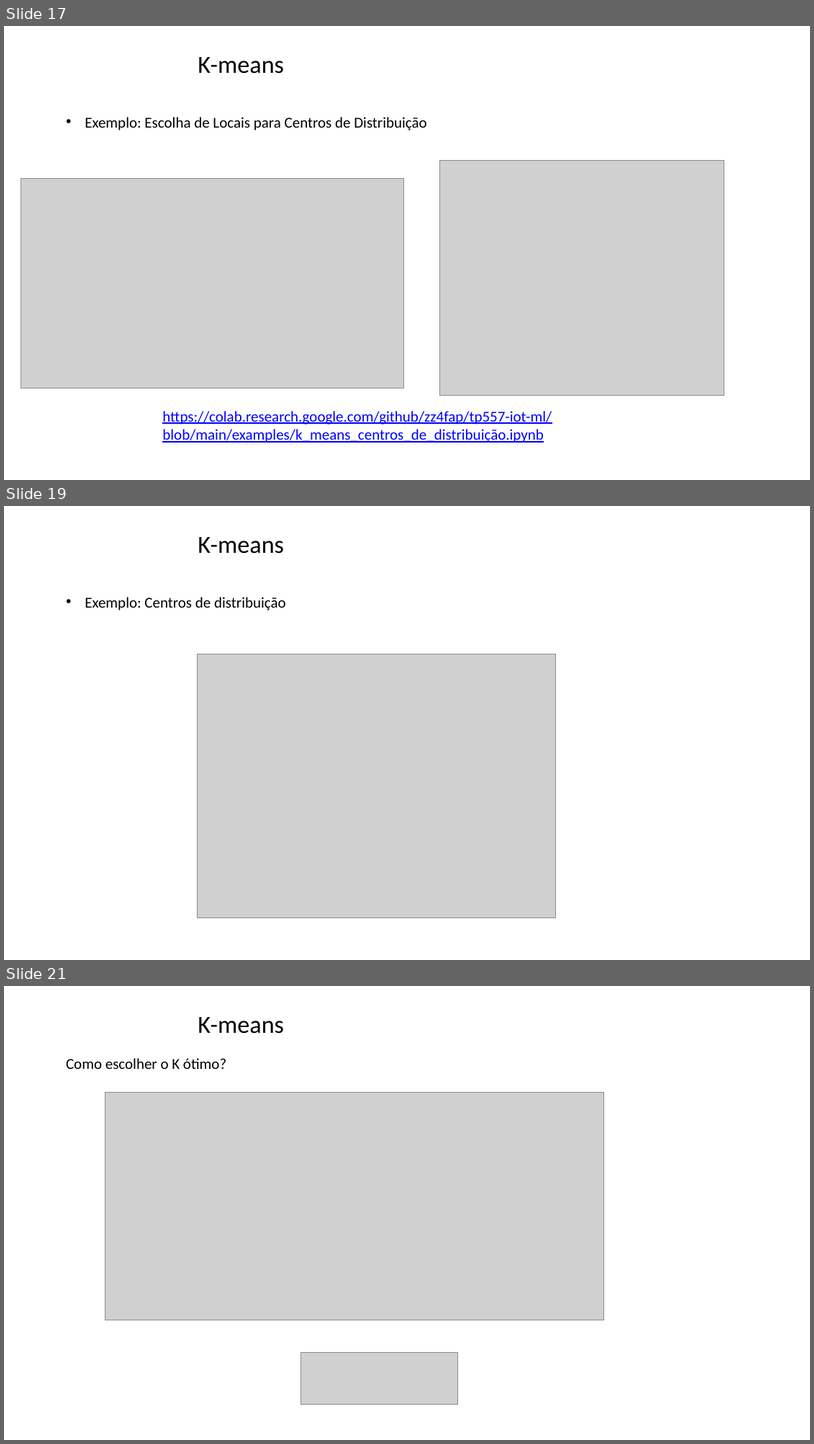
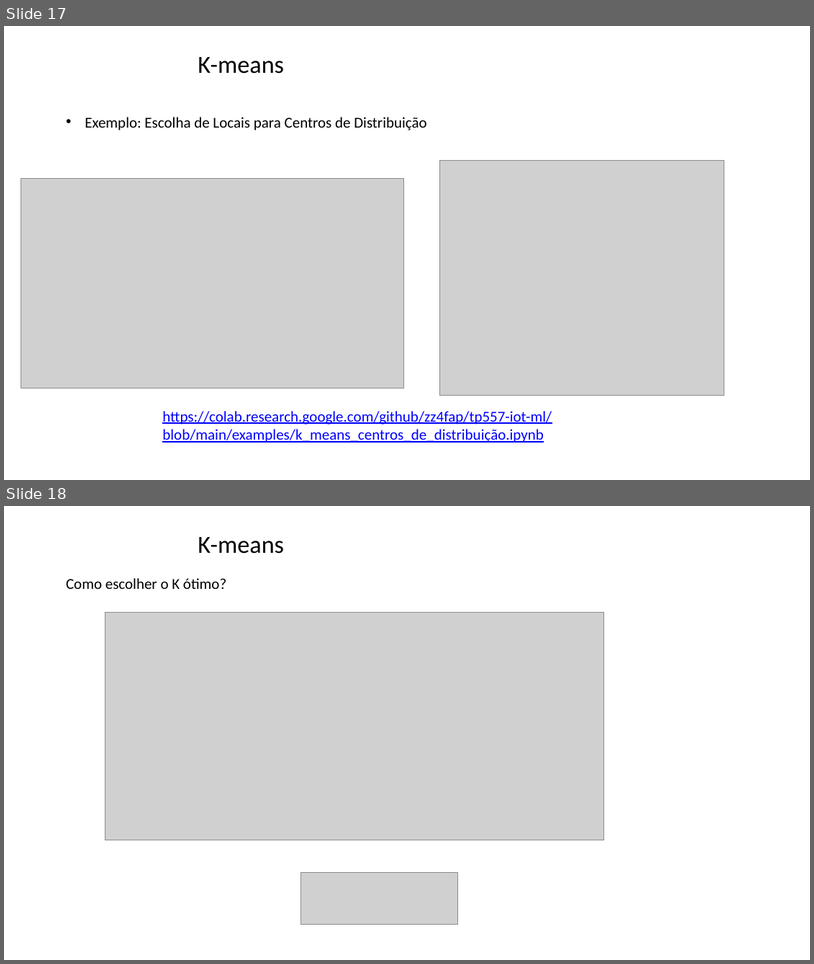
Before and after one commit to zz4fap/tp557-iot-ml, a slide deck: slides/TP557_16_detecção_de_anomalias.pptx. Shown one above the other, each under a label of ours: slides 17, 19 and 21 before the commit, slides 17 and 18 after it; the slides between them are not shown. The pictures are 814x1444 and 814x964 pixels, drawn with LibreOffice and Linux fonts; fonts in the diff are those of the drawing; grey boxes stand for pictures; background and template pictures are left out. Boxes give left, top, right and bottom in pixels: in the first picture for what was removed or moved away, otherwise in the second. Text is boxed around its words. In the diff, an @@ line names an element or a change of style, - is before the commit and + after.

```diff
--- a/slides/TP557_16_detecção_de_anomalias.pptx
+++ b/slides/TP557_16_detecção_de_anomalias.pptx
@@ slide 19 removed at [4,506,810,960], background picture (left out) @@
@@ title removed at [198,537,284,554] @@
-K-means
@@ text removed at [85,597,286,610] @@
-• Exemplo: Centros de distribuição
@@ picture removed at [198,654,556,917] @@
@@ what was slide 21 is now slide 18 @@
```
Also in this commit, not shown: 3 slides changed, 2 other slides removed.
